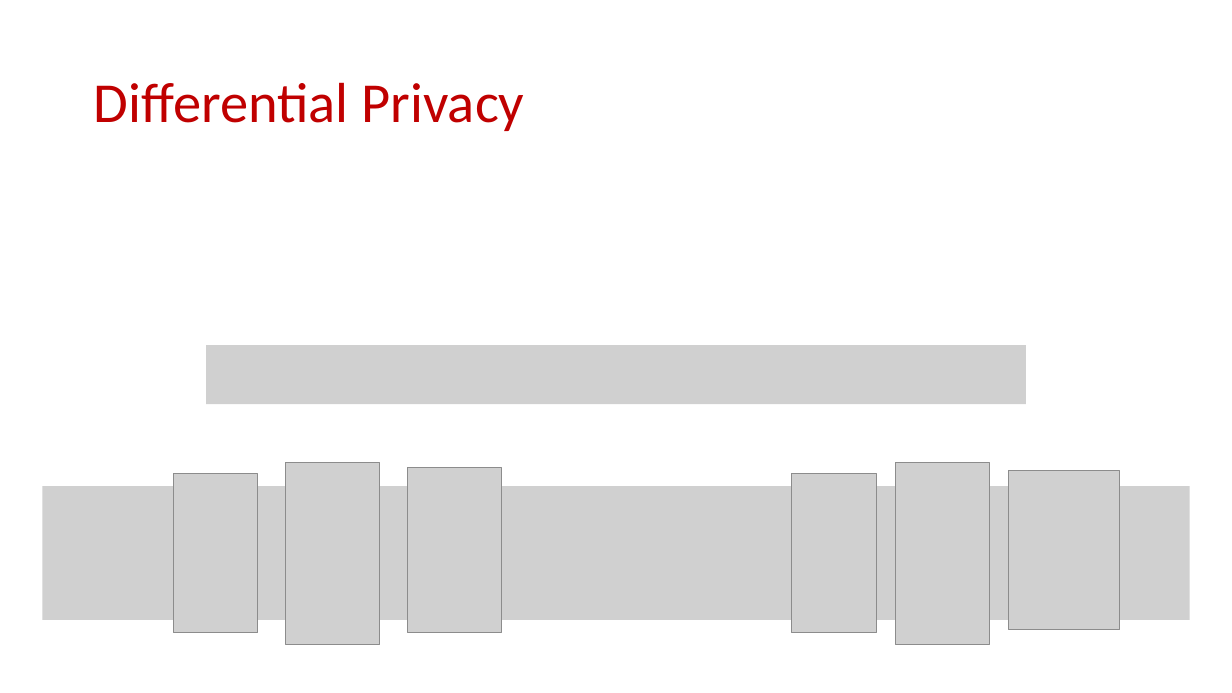
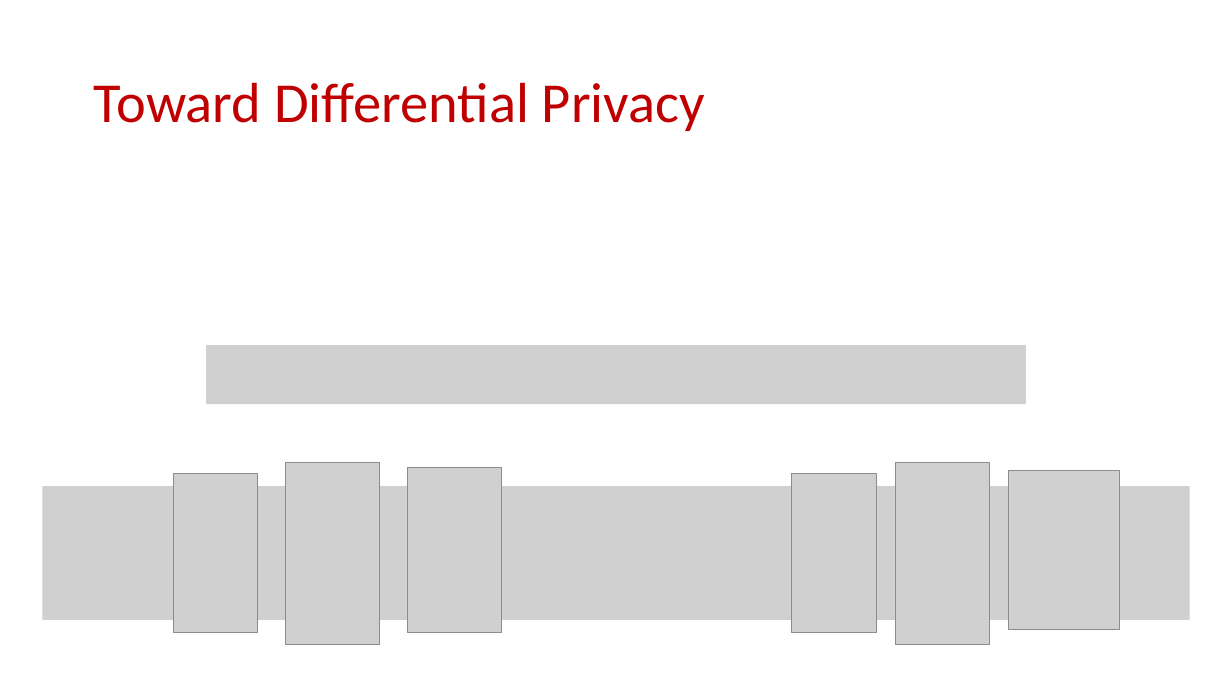
Before and after one commit to samsonzhou/samsonzhou.github.io, a slide deck: slide 24 of CSCE658-S24/L19.pptx (slide 21 before the commit). Drawn at 1232x693 pixels with LibreOffice and Linux fonts; fonts in the diff are those of the drawing; grey boxes stand for pictures. Boxes give left, top, right and bottom in pixels: in the first picture for what was removed or moved away, otherwise in the second. Text is boxed around its words. In the diff, an @@ line names an element or a change of style, - is before the commit and + after.

```diff
--- a/CSCE658-S24/L19.pptx
+++ b/CSCE658-S24/L19.pptx
@@ title at (x1=94, y1=82, x2=705, y2=131): text changed @@
-Differential Privacy
+Toward Differential Privacy
```
Also in this commit, not shown: 28 slides added.
